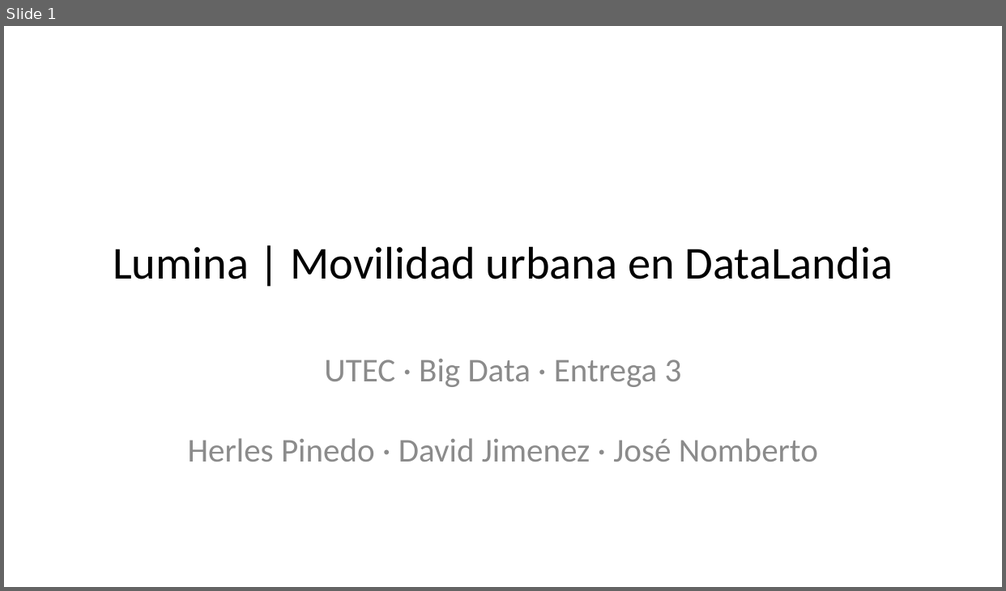
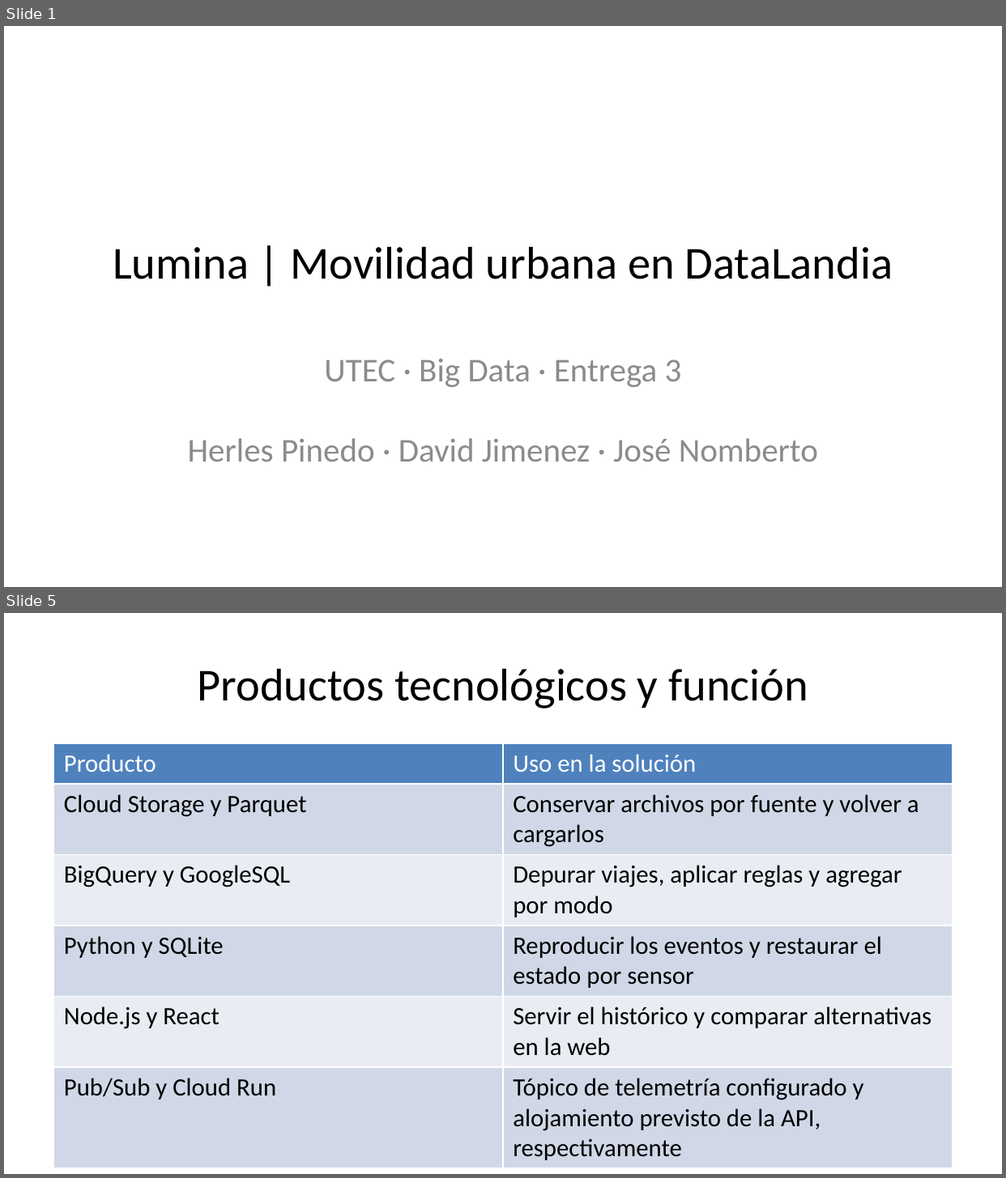
Before and after one commit to AlejandroPinedo/datalandia-lumina-smart-mobility-gcp, a slide deck: P3/entrega/Lumina-P3.pptx. Shown one above the other, each under a label of ours: slide 1 before the commit, slides 1 and 5 after it; the slides between them are not shown. The pictures are 1006x591 and 1006x1178 pixels, drawn with LibreOffice and Linux fonts; fonts in the diff are those of the drawing. Boxes give left, top, right and bottom in pixels: in the first picture for what was removed or moved away, otherwise in the second. Text is boxed around its words. In the diff, an @@ line names an element or a change of style, - is before the commit and + after.

```diff
--- a/P3/entrega/Lumina-P3.pptx
+++ b/P3/entrega/Lumina-P3.pptx
@@ slide 5 added at (4,613,1002,1174), background #FFFFFF @@
@@ title added at (197,668,808,709), 33 pt, text #000000 @@
+Productos tecnológicos y función
@@ table added at (54,743,952,1164), 6 rows, 2 columns @@
+Producto | Uso en la solución
+Cloud Storage y Parquet | Conservar archivos por fuente y volver a cargarlos
+BigQuery y GoogleSQL | Depurar viajes, aplicar reglas y agregar por modo
+Python y SQLite | Reproducir los eventos y restaurar el estado por sensor
+Node.js y React | Servir el histórico y comparar alternativas en la web
+Pub/Sub y Cloud Run | Tópico de telemetría configurado y alojamiento previsto de la API, respectivamente
```
Also in this commit, not shown: 5 slides changed, 6 other slides added, 7 slides removed, 2 other files.
